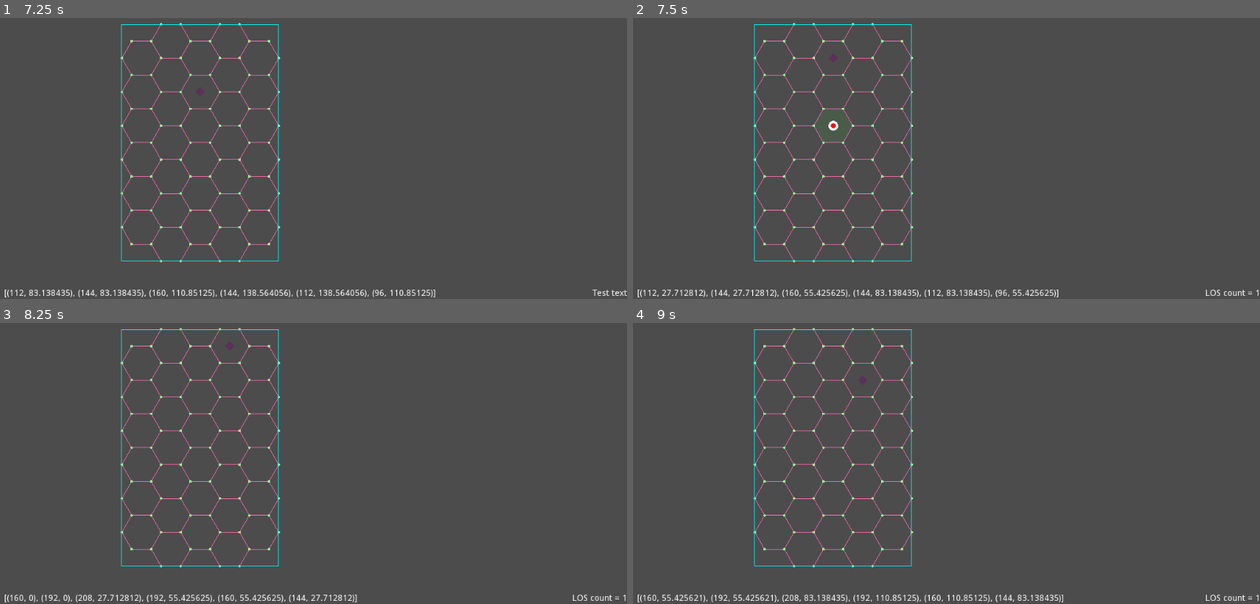
Above: before the commit, frames 1-4 (two rows, left to right).
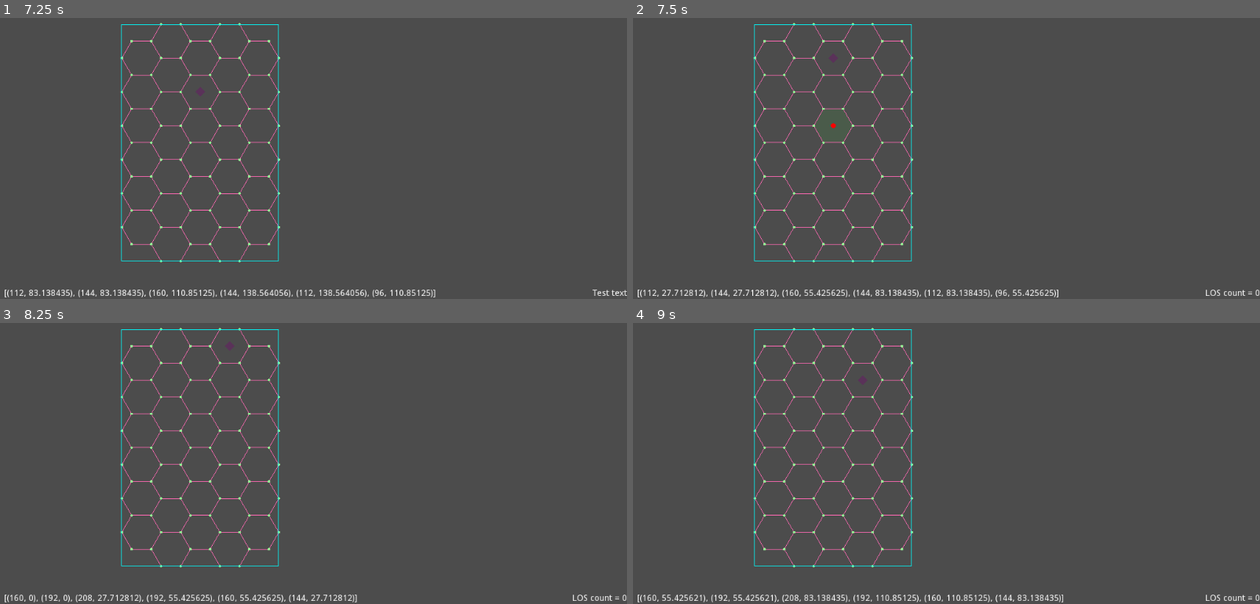
Above: after the commit, the same moments.

Repository: mikica-ocg/skulleyes-adventure
Game: Godot game, scene res://game/hex_grid/debug/hex_grid_debug_2d.tscn
Two runs of this game, one before a commit and one after it. Both use one fixed random seed, a clock stepped at 60 frames per second and the inputs below. The project has no main scene, so this scene is started directly.
Inputs (mouse positions are in pixels of both pictures, inside the frame that each line leads up to):
- Up to frame 1 (7.25 s): tap Enter at 0.5, 2, 3.5 s; move the mouse to (451, 96) at 0.52 s; hold Right (ui_right) 0.53-1.28 s; click (451, 96) at 0.67 s; tap Space at 1.25, 2.75, 4.25 s; move the mouse to (188, 133) at 1.27 s; hold Down (ui_down) 1.28-2.03 s; move the mouse to (376, 34) at 2.02 s; hold Right (ui_right) 2.03-2.78 s; move the mouse to (282, 189) at 2.77 s; hold Up (ui_up) 2.78-3.53 s; click (282, 189) at 2.92 s; move the mouse to (501, 169) at 3.52 s; hold Left (ui_left) 3.53-5.03 s; move the mouse to (125, 60) at 4.27 s; move the mouse to (344, 116) at 5.02 s; hold Down (ui_down) 5.03-5.78 s; click (344, 116) at 5.17 s; move the mouse to (219, 23) at 5.77 s; hold Right (ui_right) 5.78-6.53 s; move the mouse to (451, 96) at 6.52 s; hold Up (ui_up) from 6.53 s (still down)
- Up to frame 2 (7.5 s): move the mouse to (821, 133) at 7.27 s; release Up (ui_up) at 7.28 s; hold Right (ui_right) from 7.28 s (still down); click (821, 133) at 7.42 s
- Up to frame 3 (8.25 s): move the mouse to (376, 339) at 8.02 s; release Right (ui_right) at 8.03 s; hold Down (ui_down) from 8.03 s (still down)
- Up to frame 4 (9 s): move the mouse to (915, 494) at 8.77 s; release Down (ui_down) at 8.78 s; hold Left (ui_left) from 8.78 s (still down)

Frame 1 is identical in both runs. In frame 2, less than 0.1% of the frame differs, in the area x 31-100%, y 36-99%; in frame 3, less than 0.1%; in frame 4, less than 0.1%.

Commit message:
Removes marking of both hexes when line is parallel with an edge

Diff:
--- a/game/hex_grid/model/grid.gd
+++ b/game/hex_grid/model/grid.gd
@@ -64,19 +64,30 @@
 
 
 func line_from_normalized(first_pos: Vector2, second_pos: Vector2) -> Array:
+	return line_from_normalized_with_origin_hex(
+		hex_from_normalized_pos(first_pos),
+		first_pos,
+		second_pos
+	)
+
+func line_from_normalized_with_origin_hex(origin: Hex, first_pos: Vector2, second_pos: Vector2) -> Array:
 	var result = []
 
 	var previous = null
+	var current_distance = 0
+
+	if origin == null:
+		return []
 
 	for point in _points_for_line_calculation(first_pos, second_pos):
 		var current = hex_from_normalized_pos(point)
 
-		if previous != current:
+		if previous != current and current != null and current.distance_to(origin) > current_distance:
 			result.append(current)
 			previous = current
+			current_distance += 1
 
 	return result
-
 
 func _points_for_line_calculation(first: Vector2, second: Vector2) -> Array:
 	var h1 = hex_from_normalized_pos(first)
